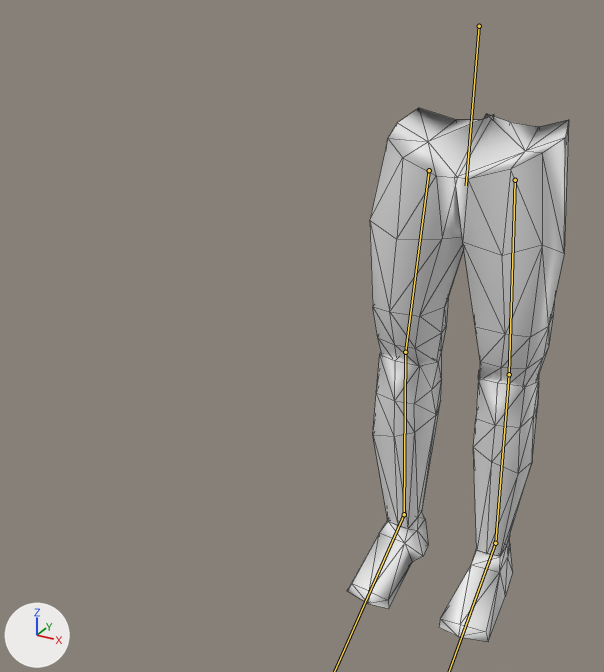
The FBX model MLegBundle/Assets/model.fbx, before and after one commit.
Camera for both pictures: a 50 mm lens placed at (3.41, -11.04, 9.25), pointed at (-1.06, -2.91, 5.19). The axes (+X, +Y, +Z) are drawn at lower left. The lights are the same throughout. The bones that bend it are drawn over the model as lines. Mesh edges are drawn as thin lines.

Objects in the first picture: 'CerberusHealthy'.
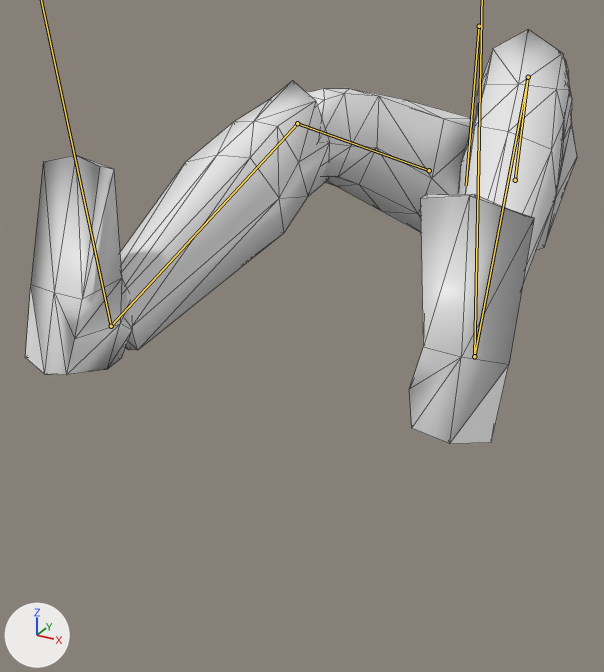
The newer file adds an action. The first version stands in its rest pose; the second is drawn at frame 13 of the action 'healthy_armature|sit'.

Where the change shows, as pixel boxes (x1, y1, x2, y2) in the pictures (604 x 672 px):
'CerberusHealthy', posed (148% wider, 22% shorter): before (347, 108, 569, 642); after (25, 29, 577, 444)
bone 'upper_leg.r', root to tip: before (429, 170) to (405, 352); after (429, 170) to (297, 123)
bone 'lower_leg.r', root to tip: before (405, 352) to (404, 514); after (297, 123) to (111, 326)
bone 'upper_leg.l', root to tip: before (515, 180) to (509, 374); after (515, 180) to (528, 77)
bone 'lower_leg.l', root to tip: before (509, 374) to (495, 543); after (528, 77) to (474, 356)

The change, as a diff of the scene's bpy script:
```diff
--- a/MLegBundle/Assets/model.fbx.py
+++ b/MLegBundle/Assets/model.fbx.py
@@ bone_upper_leg_r @@
 bone_upper_leg_r = bpy.data.objects['healthy_armature'].pose.bones['upper_leg.r']  # child of 'base'
-bone_upper_leg_r.rotation_quaternion = (1.0, 0.0, 0.0, 0.0)  # degrees (0, 0, 0)
+bone_upper_leg_r.rotation_quaternion = (0.571, -0.81, 0.108, 0.071)  # degrees (-110, 14, -6)
@@ bone_lower_leg_r @@
 bone_lower_leg_r = bpy.data.objects['healthy_armature'].pose.bones['lower_leg.r']  # child of 'upper_leg.r'
-bone_lower_leg_r.rotation_quaternion = (1.0, 0.0, 0.0, 0.0)  # degrees (0, 0, 0)
+bone_lower_leg_r.rotation_quaternion = (0.932, 0.361, 0.0, 0.0)  # degrees (42, 0, 0)
@@ bone_foot_r @@
 bone_foot_r = bpy.data.objects['healthy_armature'].pose.bones['foot.r']  # child of 'lower_leg.r'
-bone_foot_r.rotation_quaternion = (1.0, 0.0, 0.0, 0.0)  # degrees (0, 0, 0)
+bone_foot_r.rotation_quaternion = (0.94, -0.34, 0.0, 0.0)  # degrees (-40, 0, 0)
@@ bone_upper_leg_l @@
 bone_upper_leg_l = bpy.data.objects['healthy_armature'].pose.bones['upper_leg.l']  # child of 'base'
-bone_upper_leg_l.rotation_quaternion = (1.0, 0.0, 0.0, 0.0)  # degrees (0, 0, 0)
+bone_upper_leg_l.rotation_quaternion = (-0.468, 0.874, 0.103, 0.077)  # degrees (-124, -13, 6)
@@ bone_lower_leg_l @@
 bone_lower_leg_l = bpy.data.objects['healthy_armature'].pose.bones['lower_leg.l']  # child of 'upper_leg.l'
-bone_lower_leg_l.rotation_quaternion = (1.0, 0.0, 0.0, 0.0)  # degrees (0, 0, 0)
+bone_lower_leg_l.rotation_quaternion = (0.846, 0.533, 0.0, 0.0)  # degrees (64, 0, 0)
@@ bone_foot_l @@
 bone_foot_l = bpy.data.objects['healthy_armature'].pose.bones['foot.l']  # child of 'lower_leg.l'
-bone_foot_l.rotation_quaternion = (1.0, 0.0, 0.0, 0.0)  # degrees (0, 0, 0)
+bone_foot_l.rotation_quaternion = (0.967, -0.254, 0.0, 0.0)  # degrees (-29, 0, 0)
```
